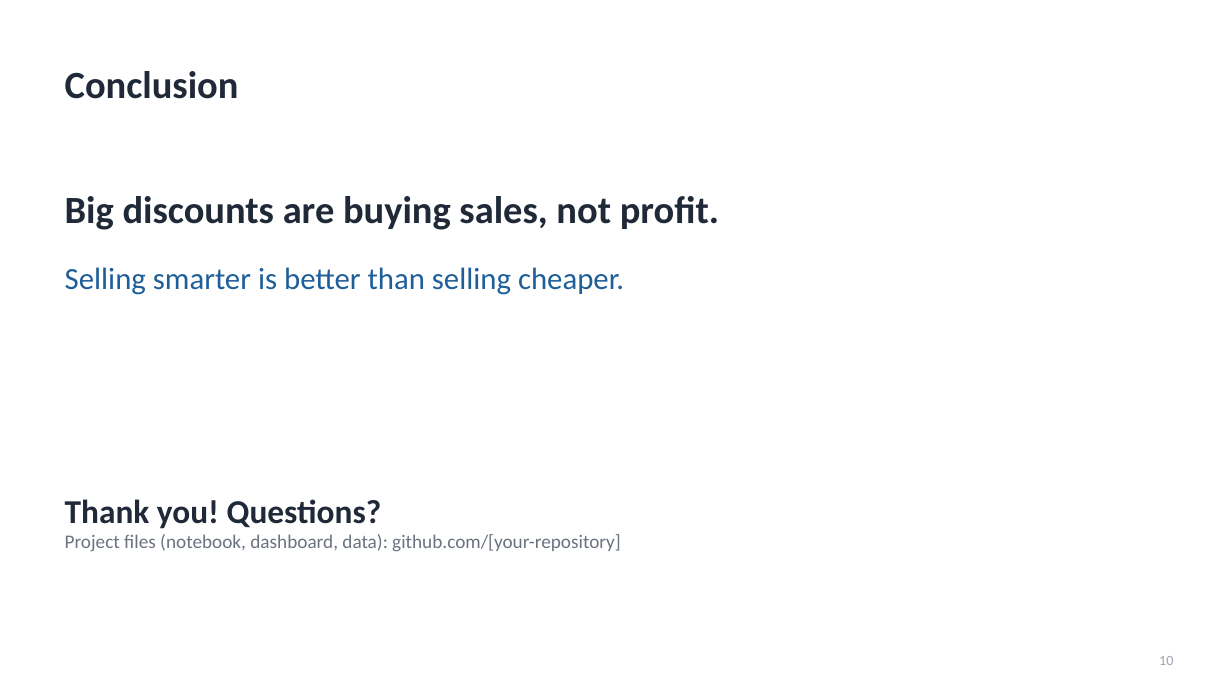
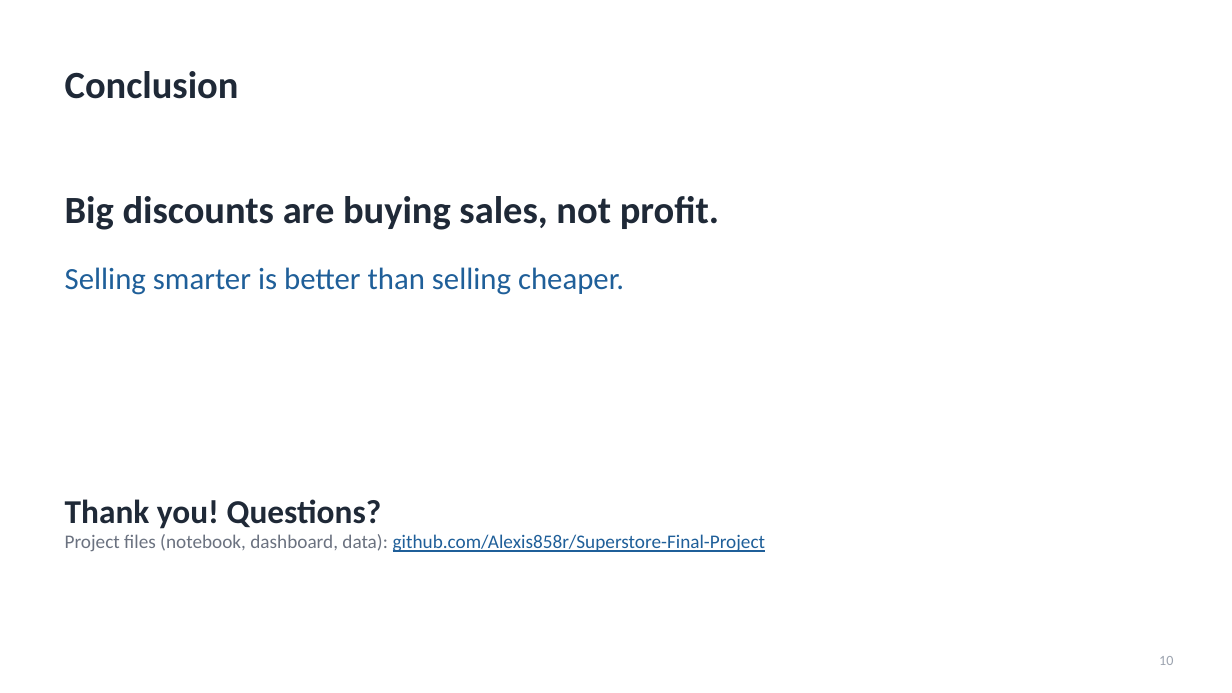
Before and after one commit to Alexis858r/Superstore-Final-Project, a slide deck: slide 10 of presentation/Superstore_Data_Story.pptx. Drawn at 1232x693 pixels with LibreOffice and Linux fonts; fonts in the diff are those of the drawing. Boxes give left, top, right and bottom in pixels: in the first picture for what was removed or moved away, otherwise in the second. Text is boxed around its words. In the diff, an @@ line names an element or a change of style, - is before the commit and + after.

```diff
--- a/presentation/Superstore_Data_Story.pptx
+++ b/presentation/Superstore_Data_Story.pptx
@@ text at (65, 534, 765, 552): text changed; text colour #6B7280 to #1F5F99 @@
-Project files (notebook, dashboard, data): github.com/[your-repository]
+Project files (notebook, dashboard, data): github.com/Alexis858r/Superstore-Final-Project
```
Also in this commit, not shown: 1 other slide changed, 2 other files.
